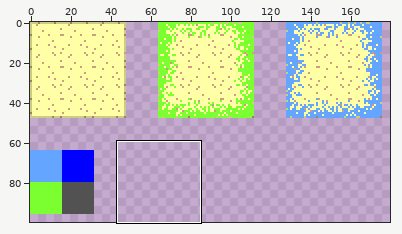
Pixel-art file -- Assets/tilemap.aseprite. Above: a wide view before the commit, with the close-up outlined.
Close-up. Before the edit:
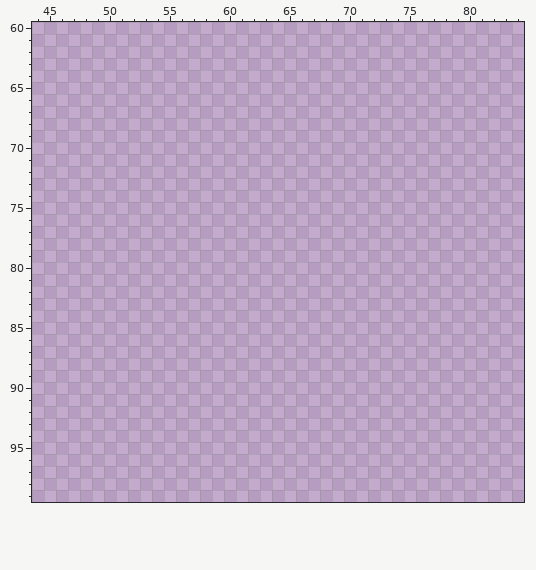
272x384 pixels, 1 frame. Shown: x 44..84, y 60..99. The old version is drawn lined up with the new one, on the new canvas. The wide view leaves out empty margins.
After the commit:
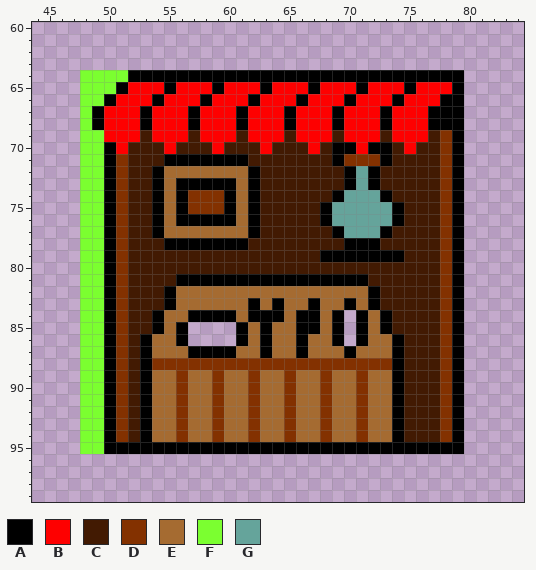
Palette (. is transparent): A #000000  B #fe0000  C #421a02  D #833100  E #a56b31  F #7bff30  G #65a49b
Diff:
canvas 272x384 -> 192x112 (the part of the old canvas that was cut away was empty and is not shown)
Changed rows in their new state; - is an unchanged pixel.
first column x 48:
 64 FFFFAAAAAAAAAAAAAAAAAAAAAAAAAAAA
 65 FFFABBBABBBABBBABBBABBBABBBABBBA
 66 FFABBBABBBABBBABBBABBBABBBABBBAA
 67 FABBBABBBABBBABBBABBBABBBABBBAAA
 68 FABBBABBBABBBABBBABBBABBBABBBAAA
 69 FFBBBCBBBCBBBCBBBCBBBCBBBCBBBCDA
 70 FFABCCCBCCCBCCCBCCCBCAABAACBCCDA
 71 FFADCCCAAAAAAACCCCCCCADDDACCCCDA
 72 FFADCCAEEEEEEEACCCCCCCAGACCCCCDA
 73 FFADCCAEAAAAAEACCCCCCCAGACCCCCDA
 74 FFADCCAEADDDAEACCCCCCAGGGACCCCDA
 75 FFADCCAEADDDAEACCCCCAGGGGGACCCDA
 76 FFADCCAEAAAAAEACCCCCAGGGGGACCCDA
 77 FFADCCAEEEEEEEACCCCCCAGGGACCCCDA
 78 FFADCCCAAAAAAACCCCCCCCAAACCCCCDA
 79 FFADCCCCCCCCCCCCCCCCAAAAAAACCCDA
 80 FFADCCCCCCCCCCCCCCCCCCCCCCCCCCDA
 81 FFADCCCCAAAAAAAAAAAAAAAACCCCCCDA
 82 FFADCCCAEEEEEEEEEEEEEEEEACCCCCDA
 83 FFADCCCAEEEEEEAEAEEAEEAEACCCCCDA
 84 FFADCCAEEAAAAEAAAEAAEA-AEACCCCDA
 85 FFADCCAEA----AEAEEAAEA-AEACCCCDA
 86 FFADCAEEA----AEAEEAEEA-AEEACCCDA
 87 FFADCAEEEAAAAEEAEEAEEEAEEEACCCDA
 88 FFADCADDDDDDDDDDDDDDDDDDDDACCCDA
 89 FFADCAEEDEEDEEDEEDEEDEEDEEACCCDA
 90 FFADCAEEDEEDEEDEEDEEDEEDEEACCCDA
 91 FFADCAEEDEEDEEDEEDEEDEEDEEACCCDA
 92 FFADCAEEDEEDEEDEEDEEDEEDEEACCCDA
 93 FFADCAEEDEEDEEDEEDEEDEEDEEACCCDA
 94 FFADCAEEDEEDEEDEEDEEDEEDEEACCCDA
 95 FFAAAAAAAAAAAAAAAAAAAAAAAAAAAAAA
Pixel boxes of the changes (left, top, right, bottom) in both close-ups:
added: (80, 70, 464, 454)
